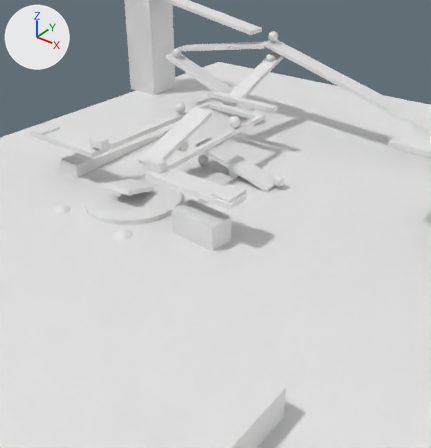
Renders of the Blender file master.blend from each side of a commit.
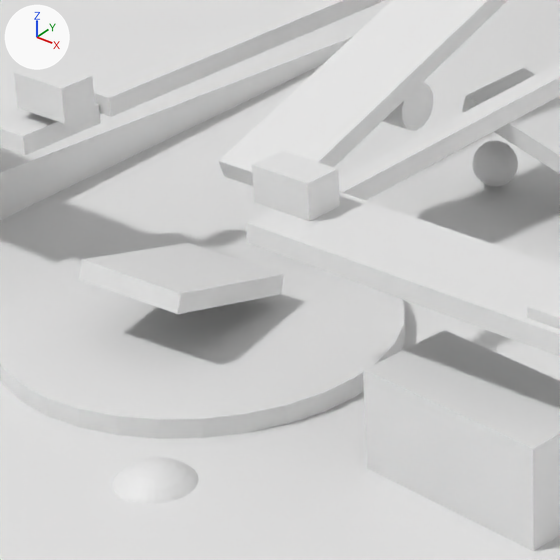
There are two pictures of each version: one from a 50 mm lens placed at (14.87, -37.2, 23.41), pointed at (-10.81, -3.83, -0.87), one close up on the part from 20% to 51% of the width and 27% to 57% of the height. The axes (+X, +Y, +Z) are drawn at upper left. The lights are the same throughout. Both versions are drawn at frame 182 of the action 'ToastAction'; the numbers are the values there.

Objects in the first close-up: 'Car', 'HammerRamp1', 'HammerRamp2', 'Plate', 'Ramp.003', 'Seesaw', 'Seesaw cheese', 'Seesaw toast', 'Table', 'Toast', 'Weight1', 'Weight2'.
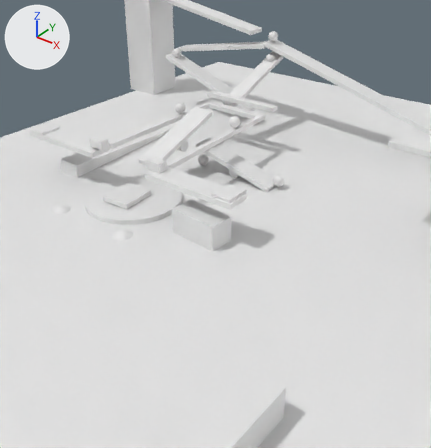
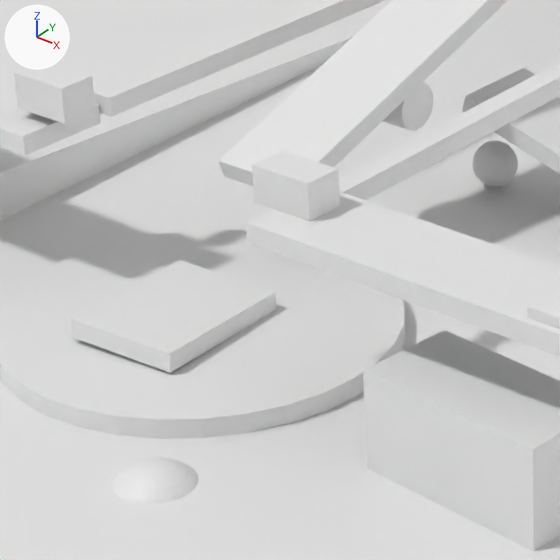
What the commit changed:
Object 'Toast' (ob_toast) moves from (-17.28, -6.87, 1.74) to (-17.28, -7.16, 1.05).
Object 'Toast' (ob_toast) turns from (-74, -1.7, 185) to (-89, -1.7, 185) degrees about x, y and z.

Boxes [x1, y1, x2, y2] around the edits, measured in the close-ups (560 x 560 px):
'Toast', moved, turned
    before: [79, 243, 284, 314]
    after: [71, 260, 276, 373]
